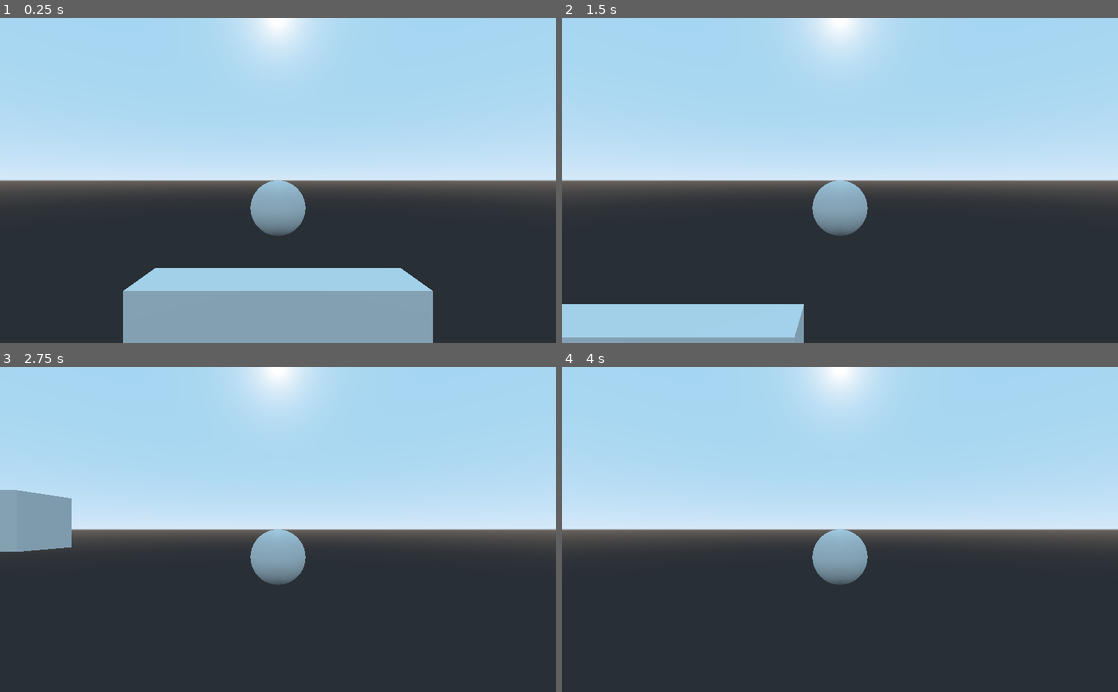
Above: before the commit, frames 1-4 (two rows, left to right).
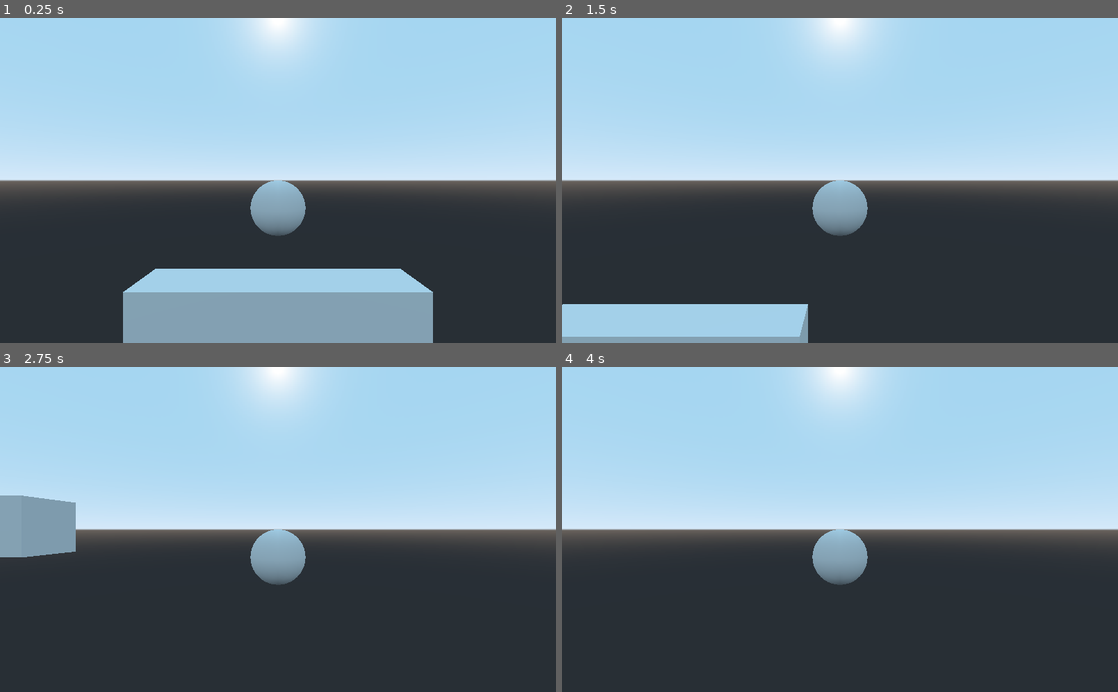
Above: after the commit, the same moments.

Repository: tomas7770/puzzle-ball
Game: Godot game, scene res://Scenes/TestScene.tscn
Same seed, same stepped clock (60 frames per second), same inputs: the game is played once before the commit and once after it.
Inputs:
- Up to frame 1 (0.25 s): no input
- Up to frame 2 (1.5 s): hold Right (plr1_right) 0.53-1.28 s; tap Space (plr1_jump) at 0.77 s; hold Left (plr1_left) from 1.28 s (still down)
- Up to frame 3 (2.75 s): tap Space (plr1_jump) at 1.52 s; release Left (plr1_left) at 2.03 s; hold Right (plr1_right) from 2.03 s (still down)
- Up to frame 4 (4 s): tap Space (plr1_jump) at 3.02, 3.77 s; tap Enter at 3.5 s; release Right (plr1_right) at 3.53 s; hold Left (plr1_left) from 3.53 s (still down)

The runs differ from the first frame. In frame 1, 0.4% of the frame differs, in the area x 22-78%, y 76-85%; in frame 2, 0.2%; in frame 3, 0.5%, in the area x 0-55%, y 37-67%; in frame 4, less than 0.1%.

Commit message:
Enable physics interpolation and fix camera

Diff:
--- a/Scenes/PlayerCamera/PlayerCamera.gd
+++ b/Scenes/PlayerCamera/PlayerCamera.gd
@@ -9,4 +9,4 @@
 func _process(_delta):
 	if !player:
 		return
-	translation = player.translation + offset
+	global_translation = player.get_global_transform_interpolated().origin + offset
--- a/Scenes/PlayerCamera/PlayerCamera.tscn
+++ b/Scenes/PlayerCamera/PlayerCamera.tscn
@@ -3,4 +3,5 @@
 [ext_resource path="res://Scenes/PlayerCamera/PlayerCamera.gd" type="Script" id=1]
 
 [node name="PlayerCamera" type="Camera"]
+physics_interpolation_mode = 1
 script = ExtResource( 1 )
--- a/project.godot
+++ b/project.godot
@@ -43,6 +43,7 @@
 [physics]
 
 common/enable_pause_aware_picking=true
+common/physics_interpolation=true
 
 [rendering]
 
